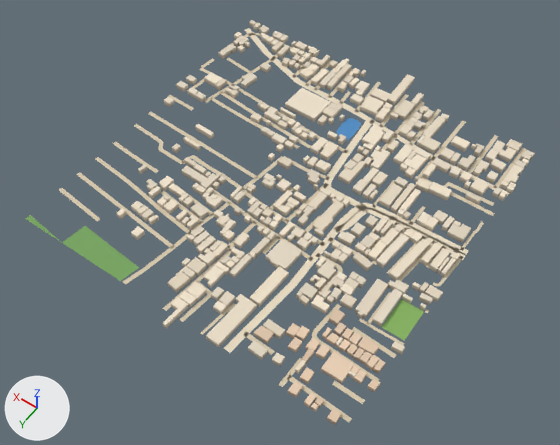
An edit to the glTF model public/assets/bengaluru-region-v1/tiles/t19_13-l0.glb, drawn before and after from the same camera.
One viewpoint serves both versions: a camera (50 mm lens) standing at (9357.0, 7322.0, 806.0) and looking at (9738.0, 6789.0, -31.0). Arrows for +X, +Y and +Z are at lower left; the lights stay in place. The older version comes first. Vertices at exactly the same position are counted once.

In view in the first picture: 'building', 'ground' and 1 more.
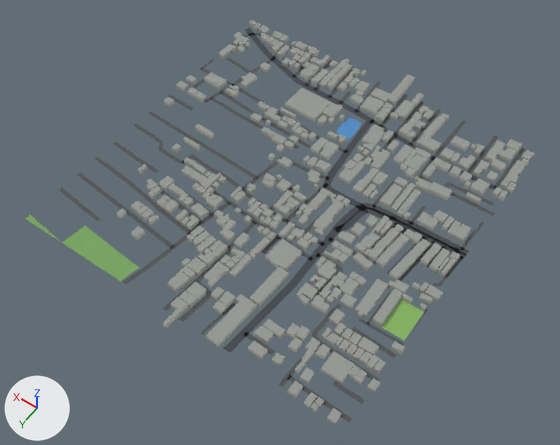
Boxes (x1, y1, x2, y2) around the edits, measured in the pictures (560 x 445 px; the box of a moved part takes in the faces that stretch with it):
```json
{"part": 1, "of": "me_building", "change": "recoloured", "before": [117, 20, 535, 425], "after": [117, 20, 535, 425], "on screen": "darker"}
{"part": 2, "of": "me_ground", "change": "moved or reshaped", "before": [59, 59, 526, 422], "after": [59, 59, 526, 422]}
{"part": 3, "of": "me_ground", "change": "moved or reshaped", "before": [201, 28, 254, 68], "after": [202, 27, 254, 68]}
{"part": 4, "of": "me_ground", "change": "recoloured", "before": [77, 32, 526, 404], "after": [77, 32, 526, 404]}
```

Scene script edits in JSON lines:
```json
{"block": "me_building", "where": "# used by ob_building; location = (9500.0, 6500.0, 0.0)"}
{"op": "remove", "block": "me_building", "code": "me_building.from_pydata(...)  # 3620 vertices, 4641 faces; spans x -4.0..503.0, y -34.0..518.0, z 0.0..8.0"}
{"op": "add", "block": "me_building", "code": "me_building.from_pydata(...)  # 3620 vertices, 5654 faces; spans x -4.0..503.0, y -34.0..518.0, z 0.0..8.0"}
{"block": "me_building", "change": "me_building part 1: 4641 kept faces spanning x -4.0..503.0, y -34.0..518.0, z 0.0..8.0 get new vertex colours"}
{"block": "me_ground", "where": "# used by ob_ground; location = (9500.0, 6500.0, 0.0)"}
{"block": "me_ground", "where": "# verts and faces of me_ground; kept vertices keep their numbers, new ones are numbered from 846"}
{"block": "me_ground", "where": "# before: 252 (488.0, 26.0, 1.0) at pixel (248, 35), 253 (484.0, 17.0, 1.0) at pixel (254, 33), 254 (502.0, 20.0, 1.0) at pixel (244, 29), 255 (498.0, 11.0, 1.0) at pixel (249, 28), 828 (497.0, 132.0, 1.0) at pixel (203, 68)"}
{"block": "me_ground", "where": "# before: 829 (503.0, 131.0, 1.0) at pixel (200, 66)"}
{"op": "remove", "block": "me_ground", "code": "me_ground.from_pydata(...)  # 846 vertices, 665 faces; spans x -2.0..503.0, y -1.0..501.0, z 1.0"}
{"op": "add", "block": "me_ground", "code": "me_ground.from_pydata(...)  # 856 vertices, 673 faces; spans x 0.0..500.0, y 0.0..500.0, z 1.0"}
{"block": "me_ground", "change": "me_ground part 2"}
{"block": "me_ground", "change": "26 vertices are removed from x -2.0..473.0, y 1.0..501.0, z 1.0"}
{"block": "me_ground", "change": "61 faces are deleted"}
{"block": "me_ground", "change": "4 vertices in x 57.0..58.0, y 426.0..490.0, z 1.0 move by (-8.0, 0.0, 0.0)"}
{"block": "me_ground", "change": "3 vertices in x 16.0..244.0, y 61.0..384.0, z 1.0 move by (0.0, -1.0, 0.0)"}
{"block": "me_ground", "change": "3 vertices in x 233.0..259.0, y 473.0..475.0, z 1.0 move by (1.0, 5.0, 0.0)"}
{"block": "me_ground", "change": "3 vertices in x 386.0..425.0, y 407.0..413.0, z 1.0 move by (2.0, 0.0, 0.0)"}
{"block": "me_ground", "change": "3 vertices in x 348.0..387.0, y 416.0..422.0, z 1.0 move by (1.0, 0.0, 0.0)"}
{"block": "me_ground", "change": "36 vertices move from x 16.0..476.0, y -1.0..499.0, z 1.0 to x 6.0..487.0, y 0.0..500.0, z 1.0"}
{"block": "me_ground", "change": "29 vertices are added at x 0.0..493.0, y 0.0..492.0, z 1.0"}
{"block": "me_ground", "change": "7 new vertices lie (6.0, 0.0, 0.0) away from vertices in x 151.0..328.0, y 10.0..499.0, z 1.0"}
{"block": "me_ground", "change": "69 new faces join them"}
{"block": "me_ground", "change": "me_ground part 3"}
{"op": "add", "block": "me_ground", "code": "delete_vertices([254])  # with the faces that use them"}
{"op": "add", "block": "me_ground", "code": "verts[255] = (500.0, 21.0, 1.0)  # moved, pixel (244, 30)"}
{"op": "add", "block": "me_ground", "code": "verts[829] = (500.0, 135.0, 1.0)  # moved, pixel (200, 68)"}
{"op": "add", "block": "me_ground", "code": "verts[828] = (497.0, 135.0, 1.0)  # moved, pixel (201, 69)"}
{"op": "add", "block": "me_ground", "code": "verts[867] = (500.0, 10.0, 1.0)  # pixel (248, 27)"}
{"op": "add", "block": "me_ground", "code": "faces += [(253, 867, 255)]"}
{"block": "me_ground", "change": "me_ground part 4: 585 kept faces spanning x 0.0..500.0, y 0.0..500.0, z 1.0 get new vertex colours; the middle colour goes from beige #d7c9ae to dark grey #535556"}
```
